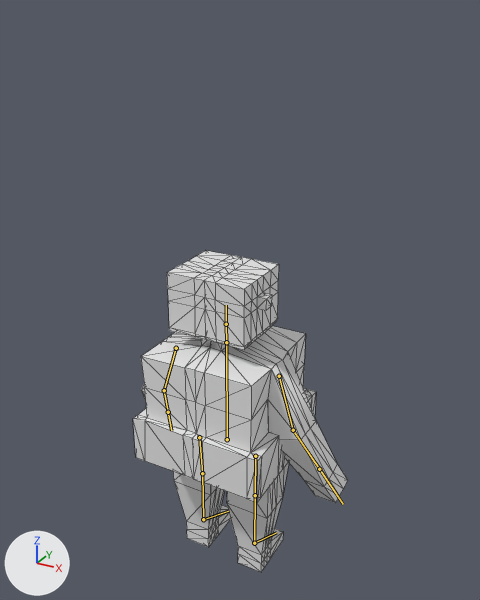
The glTF model Models/Robots/Robot0003.glb, before and after one commit.
Camera for both pictures: a 50 mm lens placed at (4.99, -8.6, 6.17), pointed at (0.08, 0.31, 1.71). The axes (+X, +Y, +Z) are drawn at lower left. The lights are the same throughout. The first picture is the older version. Both versions are drawn at frame 37 of the action 'EsqueletoAction'; the numbers are the values there. The bones that change, and the others that lie on the model, are drawn over the model as lines. Mesh edges are drawn as thin lines.

Objects in the first picture: 'Body'.
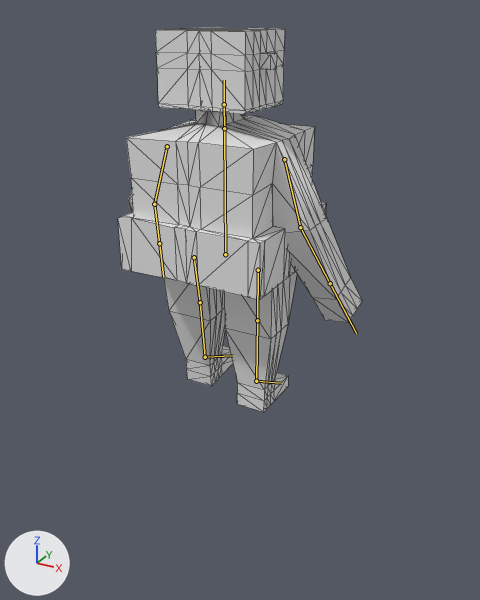
What the commit changed:
Object 'Esqueleto' (bone_rig_object) moves from (0.0, 0.0, -0.92) to (0.0, 0.0, 2.59).
Bone 'UpperLeg.L' (bone_upperleg_l) turns from (0, 0, -4) to (0, 0, -10) degrees about its own x, y and z.

Location of each change, (x1, y1, x2, y2) in pixels of the pictures (480 x 600 px):
'Body', posed (13% wider, 20% taller): before (133, 251, 348, 572); after (118, 27, 362, 412)
bone 'UpperLeg.L', root to tip: before (199, 437) to (202, 473); after (194, 257) to (200, 302)
